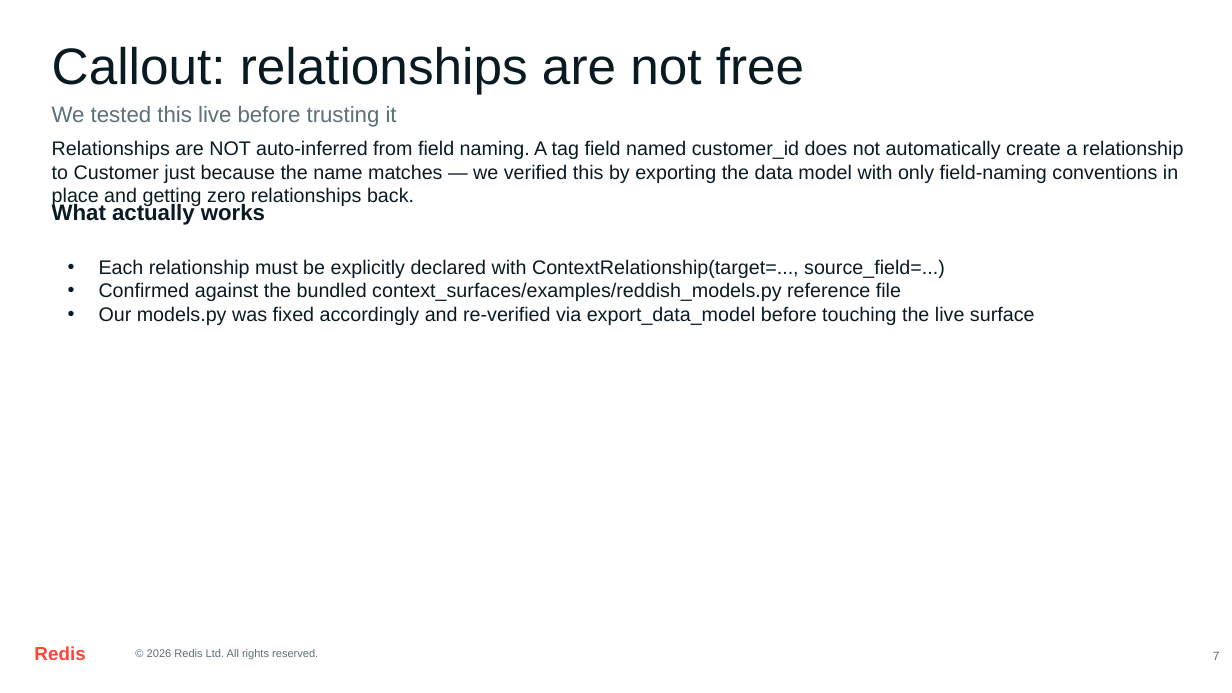
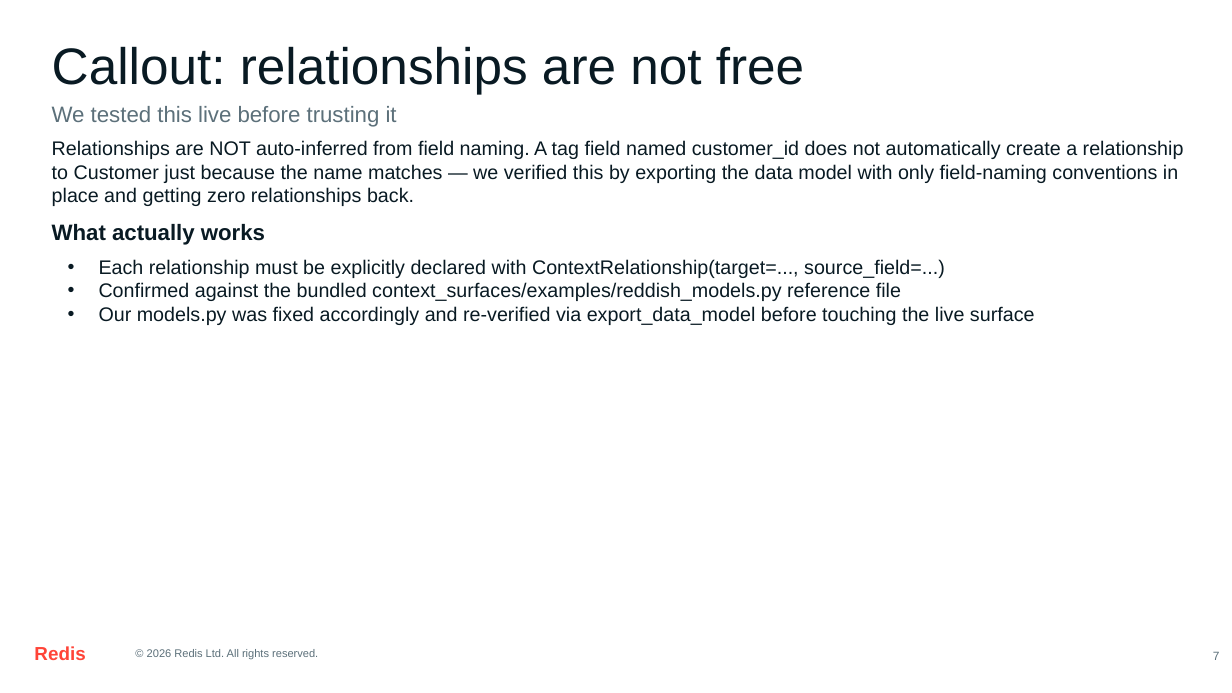
Before and after one commit to amitmknit/context-retriever-payment-failure-demo, a slide deck: slide 7 of Context-Retriever-Payment-Failure-Demo.pptx. Drawn at 1232x693 pixels with LibreOffice and Linux fonts; fonts in the diff are those of the drawing. Boxes give left, top, right and bottom in pixels: in the first picture for what was removed or moved away, otherwise in the second. Text is boxed around its words. In the diff, an @@ line names an element or a change of style, - is before the commit and + after.

```diff
--- a/Context-Retriever-Payment-Failure-Demo.pptx
+++ b/Context-Retriever-Payment-Failure-Demo.pptx
@@ text "What actually works": place and size @@
-text "What actually works" at <box>52,203,265,225</box>
+text "What actually works" at <box>52,224,265,245</box>
```
Also in this commit, not shown: 2 other slides changed, 5 other files.
